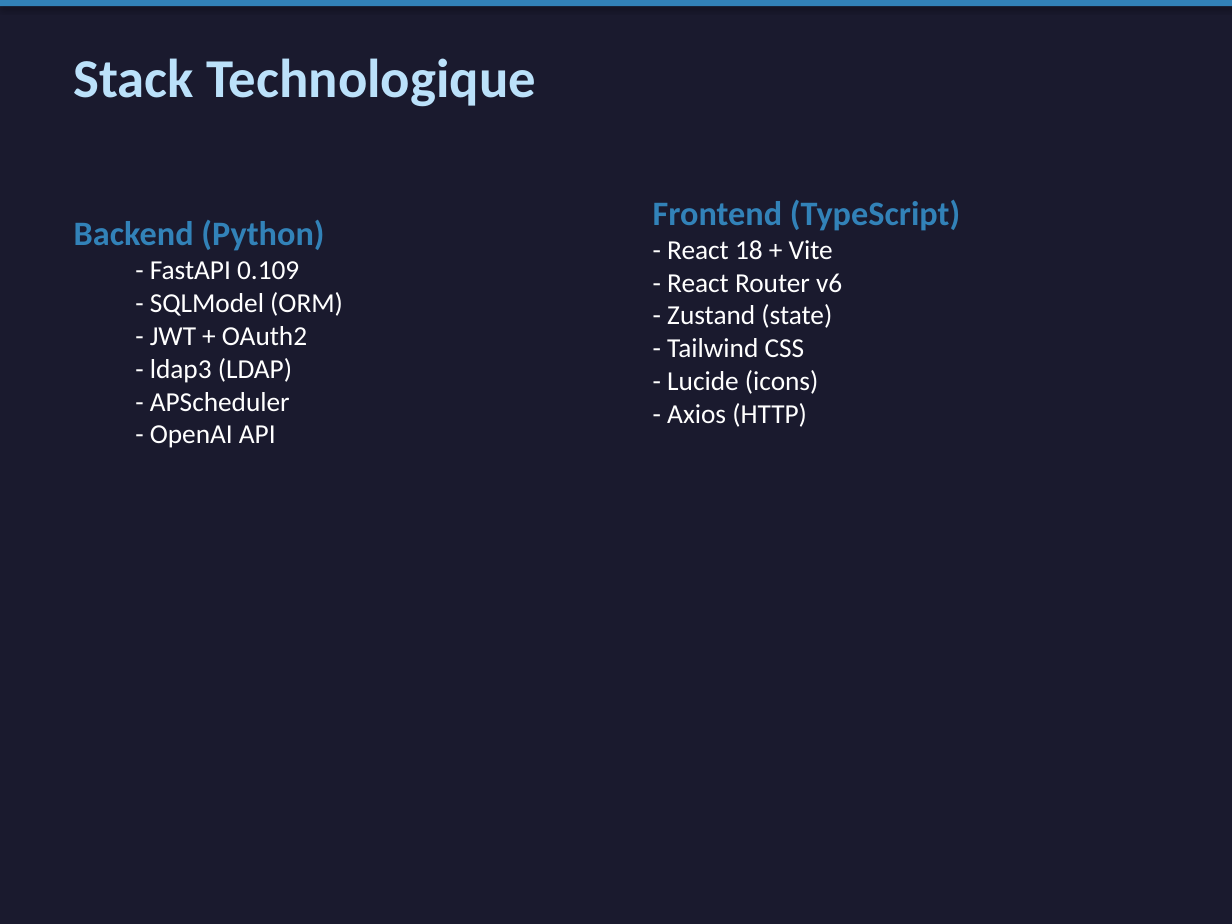
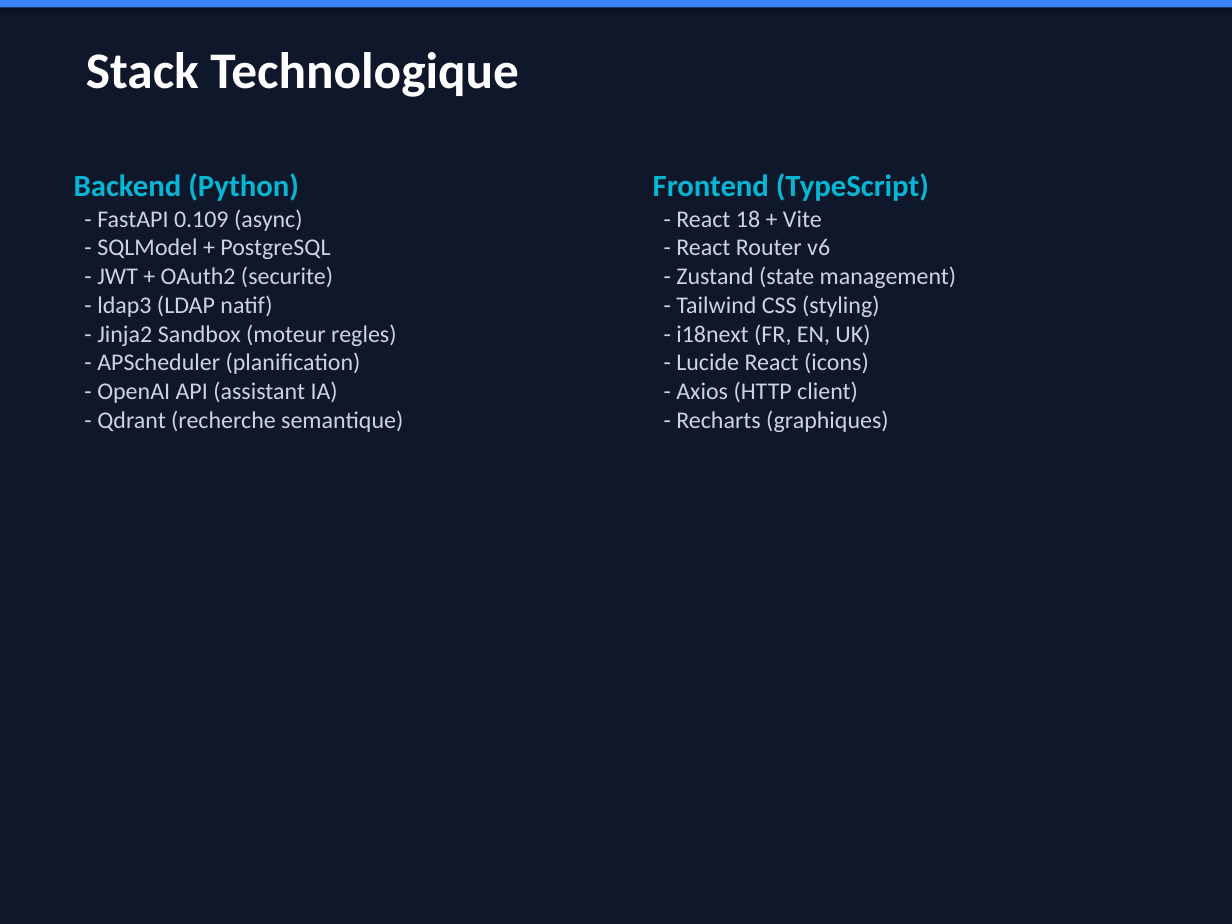
Before and after one commit to Nostradam4ik/IAM-Gateway, a slide deck: slide 7 of presentations/IAM_Gateway_UPEC.pptx (slide 8 before the commit). Drawn at 1232x924 pixels with LibreOffice and Linux fonts; fonts in the diff are those of the drawing. Boxes give left, top, right and bottom in pixels: in the first picture for what was removed or moved away, otherwise in the second. Text is boxed around its words. In the diff, an @@ line names an element or a change of style, - is before the commit and + after.

Commit message:
Update presentations, add start script and CSV import guide
- Refactor marketing poster: correct architecture diagram (MidPoint as IGA core)
- Update HTML/PPTX presentation: add LISSI logo, backlog sections,
  features in prod, progress %, dev environment, conclusion with skills
- Add start.sh: full Docker startup script with health checks
- Add docs/GUIDE_IMPORT_CSV_MIDPOINT.md: step-by-step REST API guide
  for CSV import into MidPoint (bypassing unstable UI)
- Add Lissi-cmjn.png logo asset

```diff
--- a/presentations/IAM_Gateway_UPEC.pptx
+++ b/presentations/IAM_Gateway_UPEC.pptx
@@ rectangle at (x1=0, y1=0, x2=1232, y2=924): fill #1A1A2E to #0F172A @@
@@ rectangle at (x1=0, y1=0, x2=1232, y2=7): fill #3282B8 to #3B82F6 @@
@@ text "Stack Technologique" moved from (x1=74, y1=58, x2=535, y2=107) to (x1=86, y1=52, x2=519, y2=97) @@
@@ text "Stack Technologique" at (x1=86, y1=52, x2=519, y2=97): size 32 to 30 pt, text colour #BBE1FA to #FFFFFF @@
@@ text "Backend (Python)" moved from (x1=74, y1=220, x2=343, y2=448) to (x1=74, y1=173, x2=403, y2=432) @@
@@ text at (x1=74, y1=173, x2=299, y2=201): size 20 to 18 pt, text colour #3282B8 to #06B6D4 in "Backend (Python)"; less space between paragraphs @@
@@ text "Frontend (TypeScript)" moved from (x1=653, y1=200, x2=960, y2=427) to (x1=653, y1=173, x2=957, y2=432) @@
@@ text at (x1=653, y1=173, x2=929, y2=255): size 20 to 18 pt, text colour #3282B8 to #06B6D4 in "Frontend (TypeScript)"; size 16 to 14 pt, text colour #FFFFFF to #CBD5E1 in "- React 18 + Vite", "- React Router v6"; more space between paragraphs @@
@@ text at (x1=97, y1=209, x2=403, y2=432): text changed; size 16 to 14 pt; text colour #FFFFFF to #CBD5E1 @@
-  - FastAPI 0.109
-  - SQLModel (ORM)
-  - JWT + OAuth2
-  - ldap3 (LDAP)
-  - APScheduler
-  - OpenAI API
+- FastAPI 0.109 (async)
+- SQLModel + PostgreSQL
+- JWT + OAuth2 (securite)
+- ldap3 (LDAP natif)
+- Jinja2 Sandbox (moteur regles)
+- APScheduler (planification)
+- OpenAI API (assistant IA)
+- Qdrant (recherche semantique)
@@ text at (x1=676, y1=267, x2=957, y2=432): text changed; size 16 to 14 pt; text colour #FFFFFF to #CBD5E1 @@
-- Zustand (state)
-- Tailwind CSS
-- Lucide (icons)
-- Axios (HTTP)
+- Zustand (state management)
+- Tailwind CSS (styling)
+- i18next (FR, EN, UK)
+- Lucide React (icons)
+- Axios (HTTP client)
+- Recharts (graphiques)
```
Also in this commit, not shown: 12 other slides changed, 11 slides added, 11 slides removed, 6 other files.
